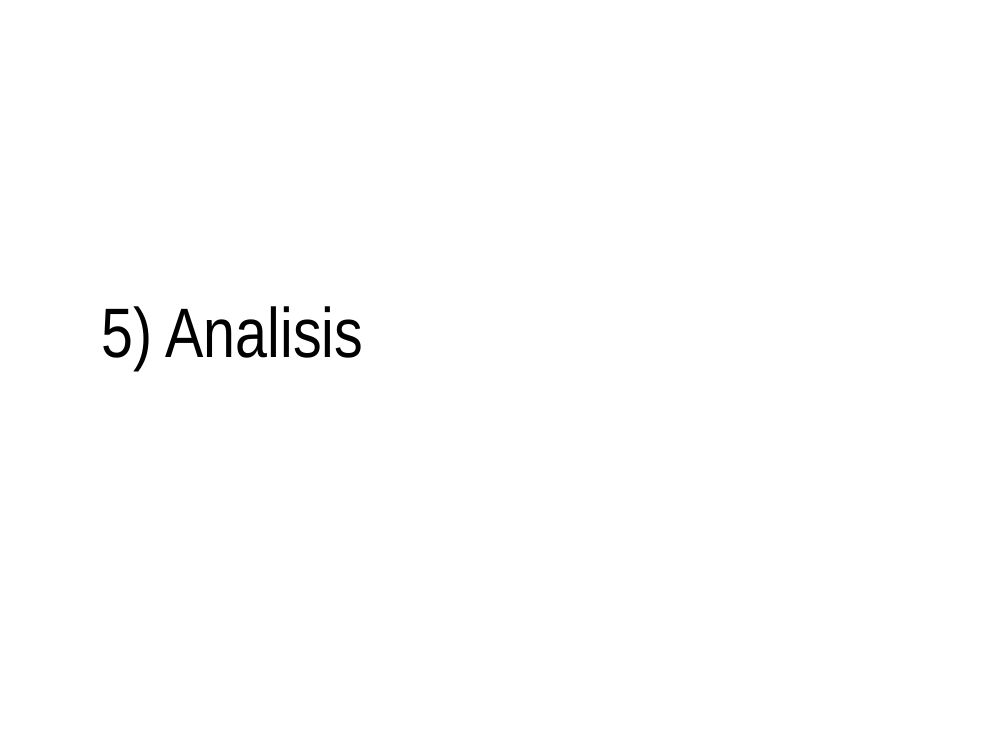
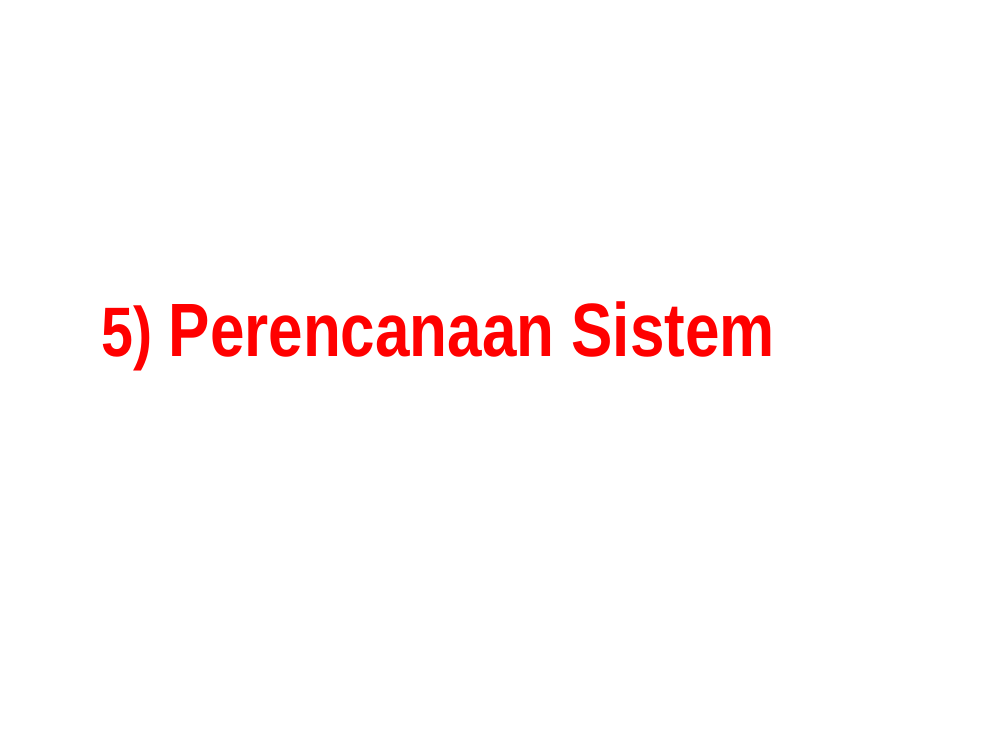
Before and after one commit to doniaft/Analisa-Desain-Sistem-Informasi, a slide deck: slide 25 of 1. Bahan Ajar/01. ADSI - Pendahuluan.pptx. Drawn at 1008x756 pixels with LibreOffice and Linux fonts; fonts in the diff are those of the drawing. Boxes give left, top, right and bottom in pixels: in the first picture for what was removed or moved away, otherwise in the second. Text is boxed around its words. In the diff, an @@ line names an element or a change of style, - is before the commit and + after.

```diff
--- a/1. Bahan Ajar/01. ADSI - Pendahuluan.pptx
+++ b/1. Bahan Ajar/01. ADSI - Pendahuluan.pptx
@@ title at (x1=102, y1=301, x2=775, y2=369): text changed; size 50 to 54 pt; text colour #000000 to #FF0000; bold on @@
-5) Analisis
+5) Perencanaan Sistem
```
Also in this commit, not shown: 9 other slides changed, 1 slide added, 16 slides removed, 1 other file.
